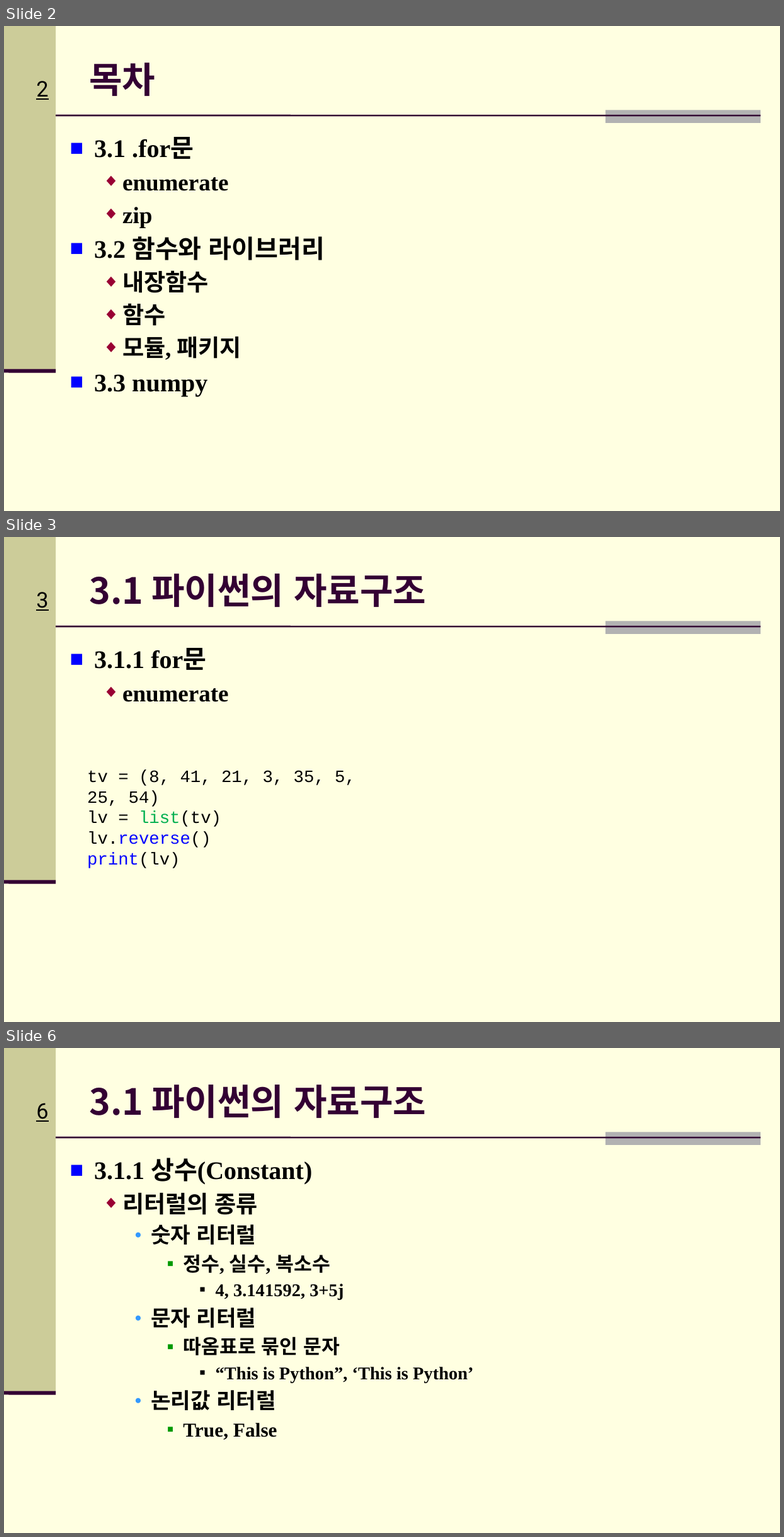
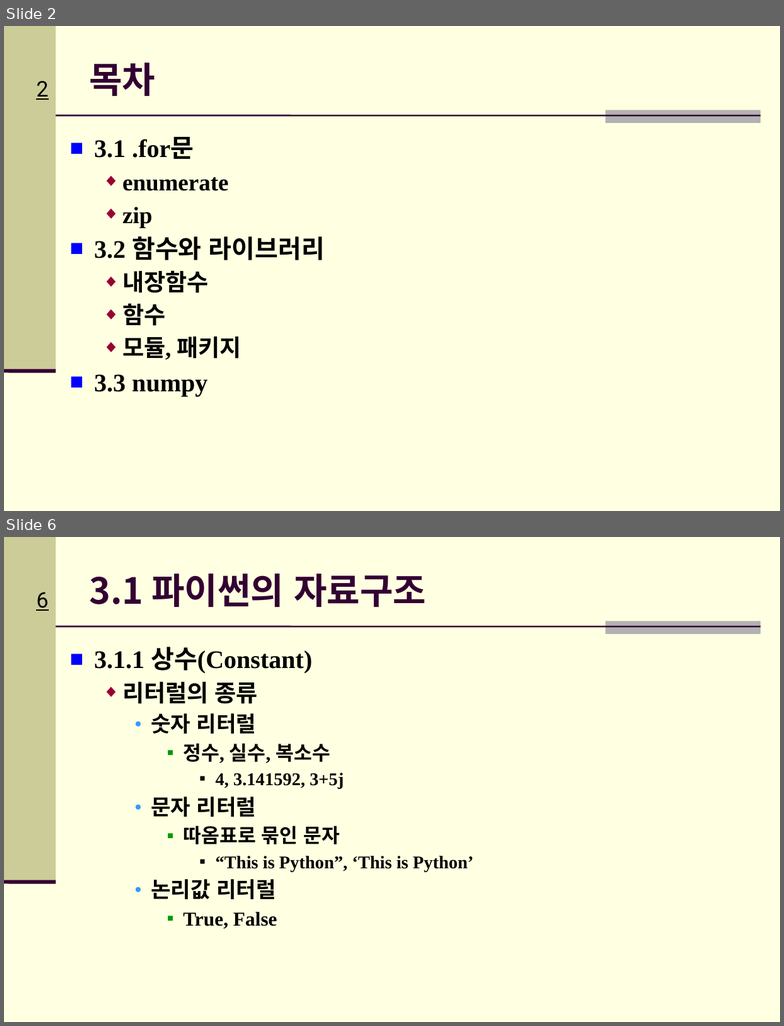
Before and after one commit to Hitbee-dev/OpenCV-Python, a slide deck: 2022-09-20/documents/CH_03_파이썬 기초_실습2.pptx. Shown one above the other, each under a label of ours: slides 2, 3 and 6 before the commit, slides 2 and 6 after it; the slides between them are not shown. The pictures are 784x1537 and 784x1026 pixels, drawn with LibreOffice and Linux fonts; fonts in the diff are those of the drawing; background and template pictures are left out. Boxes give left, top, right and bottom in pixels: in the first picture for what was removed or moved away, otherwise in the second. Text is boxed around its words. In the diff, an @@ line names an element or a change of style, - is before the commit and + after.

```diff
--- a/2022-09-20/documents/CH_03_파이썬 기초_실습2.pptx
+++ b/2022-09-20/documents/CH_03_파이썬 기초_실습2.pptx
@@ slide 3 removed at (4,537,780,1022), background #FFFFE1; not listed: 5 template elements that a slide beside it also shows @@
@@ title removed at (90,574,426,607) @@
-3.1 파이썬의 자료구조
@@ text removed at (94,649,228,702) @@
-■ 3.1.1 for문
-  ◆ enumerate
@@ text removed at (87,769,356,868) @@
-tv = (8, 41, 21, 3, 35, 5, 25, 54)
-lv = list(tv)
-lv.reverse()
-print(lv)
```
Also in this commit, not shown: 2 slides changed, 1 slide added, 1 other file.
